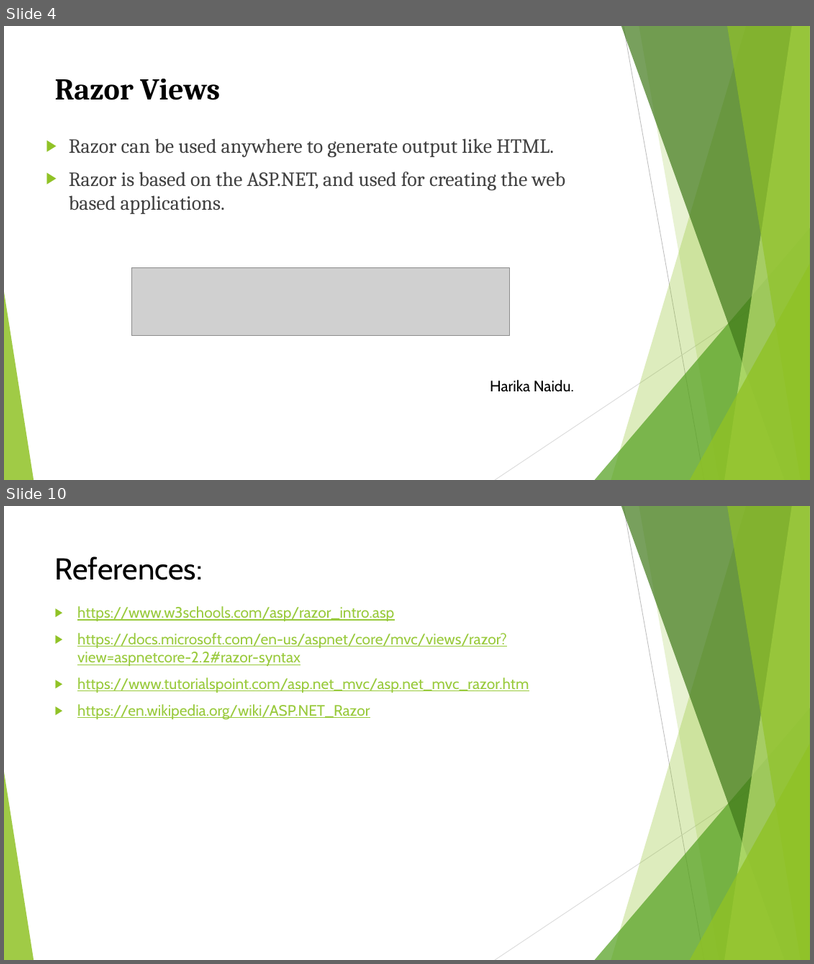
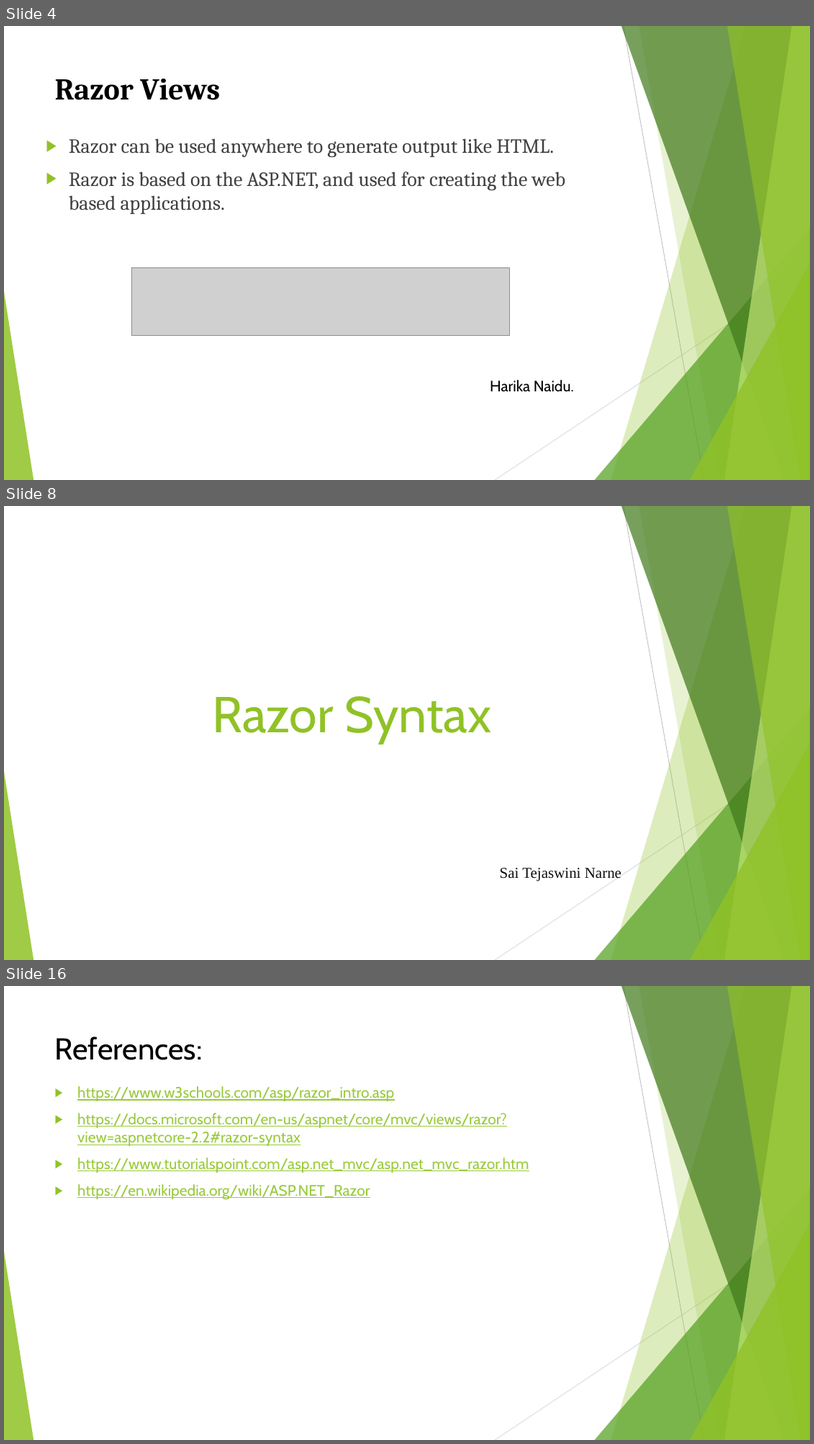
Before and after one commit to Harika1995/Razor-Views, a slide deck: Razor views.pptx. Shown one above the other, each under a label of ours: slides 4 and 10 before the commit, slides 4, 8 and 16 after it; the slides between them are not shown. The pictures are 814x964 and 814x1444 pixels, drawn with LibreOffice and Linux fonts; fonts in the diff are those of the drawing; grey boxes stand for pictures. Boxes give left, top, right and bottom in pixels: in the first picture for what was removed or moved away, otherwise in the second. Text is boxed around its words. In the diff, an @@ line names an element or a change of style, - is before the commit and + after.

Commit message:
commit changes for ppt for my slides relating the razor syntax

```diff
--- a/Razor views.pptx
+++ b/Razor views.pptx
@@ slide 8 added at <box>4,506,810,960</box>, background #FFFFFF; not listed: 10 template elements that a slide beside it also shows @@
@@ title added at <box>212,696,492,744</box>, 60 pt, text #90C226 @@
+Razor Syntax
@@ text added at <box>500,867,622,881</box>, 18 pt, text #0D0D0D @@
+Sai Tejaswini Narne
@@ what was slide 10 is now slide 16 @@
```
Also in this commit, not shown: 6 slides changed, 7 other slides added, 2 slides removed.
